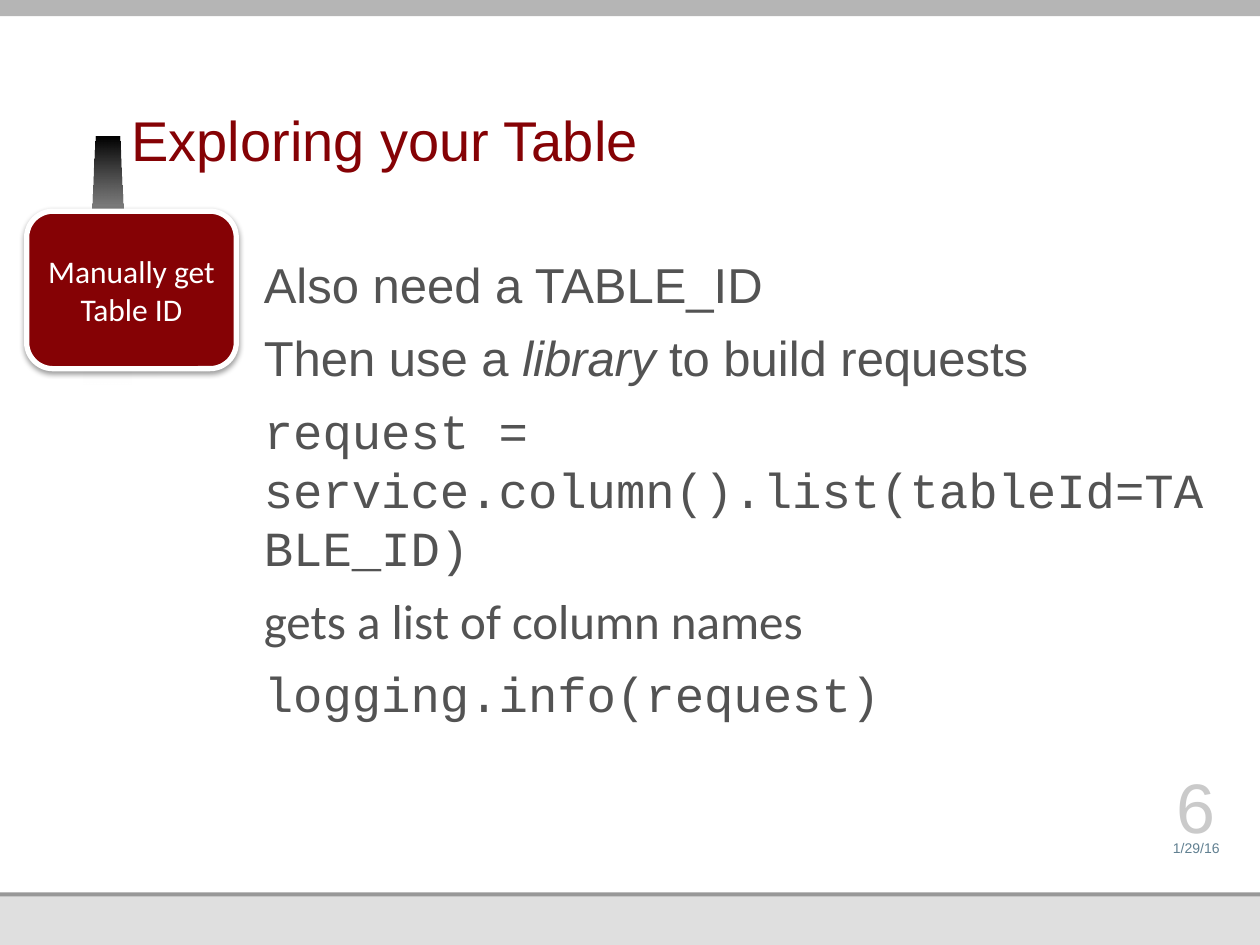
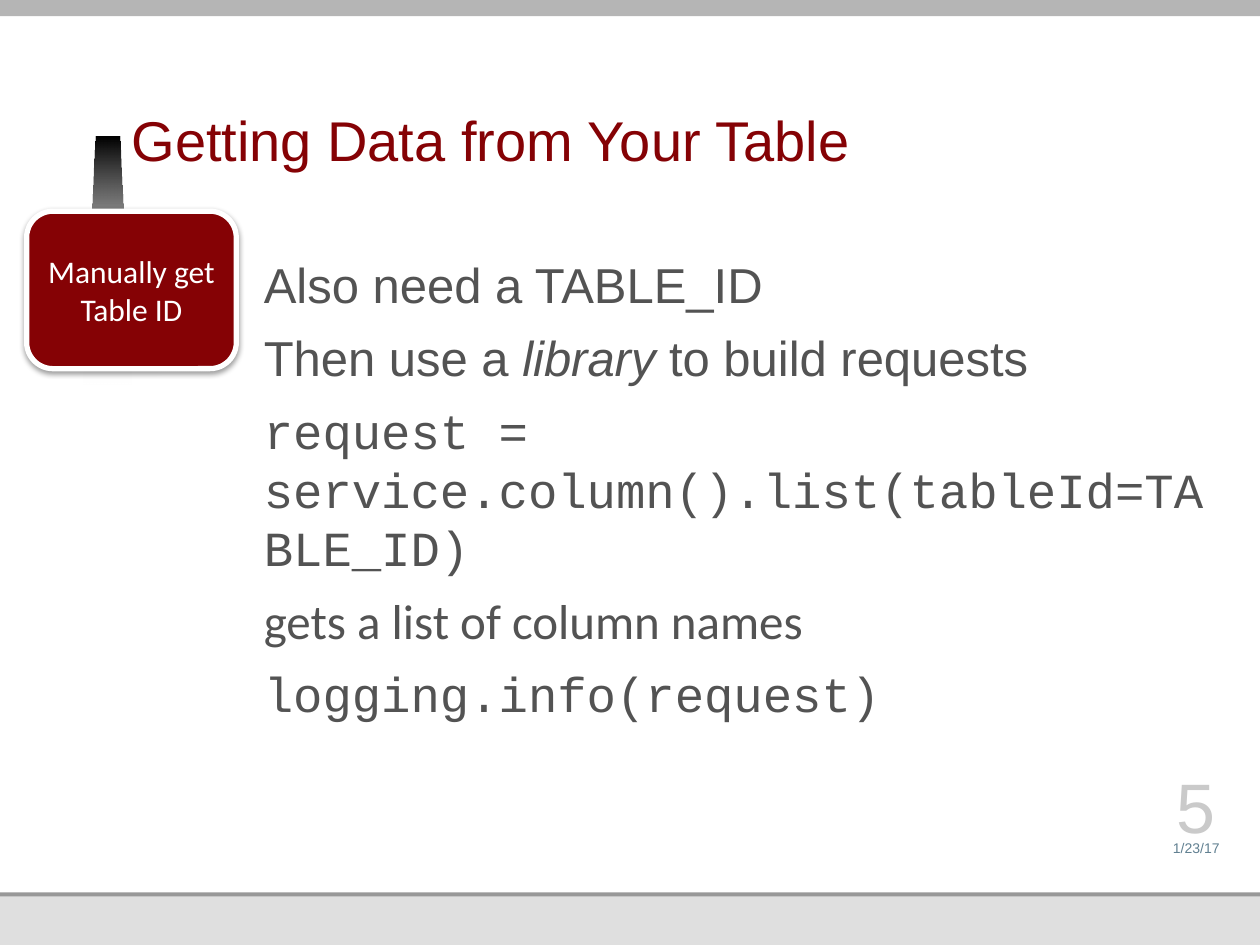
Before and after one commit to jmankoff/data, a slide deck: slide 5 of Lectures/Byte 2 Explore.pptx (slide 6 before the commit). Drawn at 1260x945 pixels with LibreOffice and Linux fonts; fonts in the diff are those of the drawing; background and template pictures are left out. Boxes give left, top, right and bottom in pixels: in the first picture for what was removed or moved away, otherwise in the second. Text is boxed around its words. In the diff, an @@ line names an element or a change of style, - is before the commit and + after.

```diff
--- a/Lectures/Byte 2 Explore.pptx
+++ b/Lectures/Byte 2 Explore.pptx
@@ title at (131, 120, 849, 172): text changed @@
-Exploring your Table
+Getting Data from Your Table
@@ page number at (1177, 785, 1216, 846): text changed @@
-6
+5
@@ text at (1173, 843, 1220, 853): text changed @@
-1/29/16
+1/23/17
```
Also in this commit, not shown: 10 other slides changed, 1 slide added, 18 slides removed.
